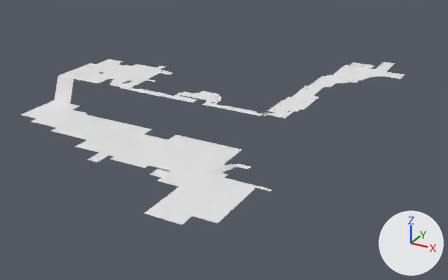
Before and after pictures for a commit that changed the OBJ model thehive/assets/NavMeshes/THE_HIVE.obj.
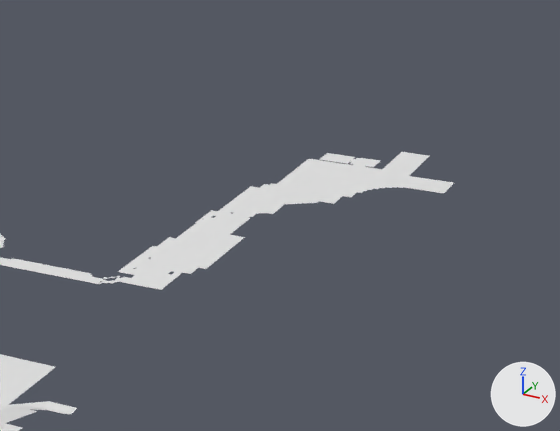
Each version appears first whole from a 50 mm camera at (1000.0, -1511.0, 434.0) aimed at (419.0, -454.0, -94.0), and next in a close-up on the part from 49% to 100% of the width and 0% to 63% of the height. The lights are fixed; the arrows at lower right show +X, +Y and +Z. Where no turn or scale is listed for an object, it has been applied to the vertices.

The older version as bpy lines, for what is in view:
```python
me_plane = bpy.data.meshes.new('Plane')
me_plane.from_pydata(...)  # 640 vertices, 307 faces; spans x -8.0..701.0, y -887.0..-19.0, z -65.0..-6.0
ob_plane = bpy.data.objects.new('Plane', me_plane)
ob_plane.location = (0.0, 0.0, 0.0)
```
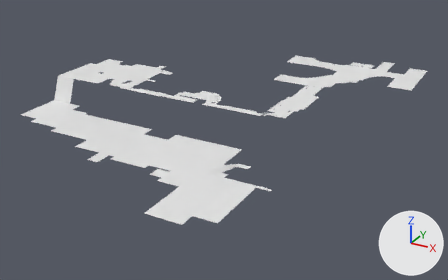
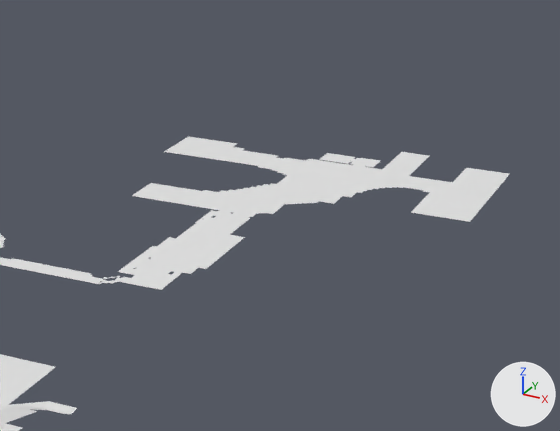
Changed parts and their boxes [x1, y1, x2, y2] in the close-ups (560 x 431 px):
'Plane', reshaped
    before: [0, 152, 454, 431]
    after: [0, 136, 509, 431]
part 1 of me_plane, built on
    before: [242, 158, 454, 204]
    after: [132, 136, 509, 222]

Edits to the bpy script that builds the scene:
```text
Change me_plane:
    used by ob_plane; location = (0.0, 0.0, 0.0)
    remove me_plane.from_pydata(...)  # 640 vertices, 307 faces; spans x -8.0..701.0, y -887.0..-19.0, z -65.0..-6.0
    add me_plane.from_pydata(...)  # 693 vertices, 325 faces; spans x -8.0..742.0, y -887.0..-19.0, z -65.0..-6.0
    me_plane part 1
    4 vertices are removed from x 537.0..701.0, y -212.0..-96.0, z -6.0
    5 faces are deleted
    4 vertices move from x 596.0..620.0, y -85.0, z -6.0 to x 597.0..620.0, y -85.0, z -6.0
    45 vertices are added at x 420.0..742.0, y -280.0..-42.0, z -6.0
    7 new vertices lie (0.0, 4.0, 0.0) away from vertices in x 503.0..742.0, y -235.0..-99.0, z -6.0
    5 new vertices lie (0.0, 7.0, 0.0) away from vertices in x 487.0..545.0, y -231.0..-99.0, z -6.0
    23 new faces join them
```
